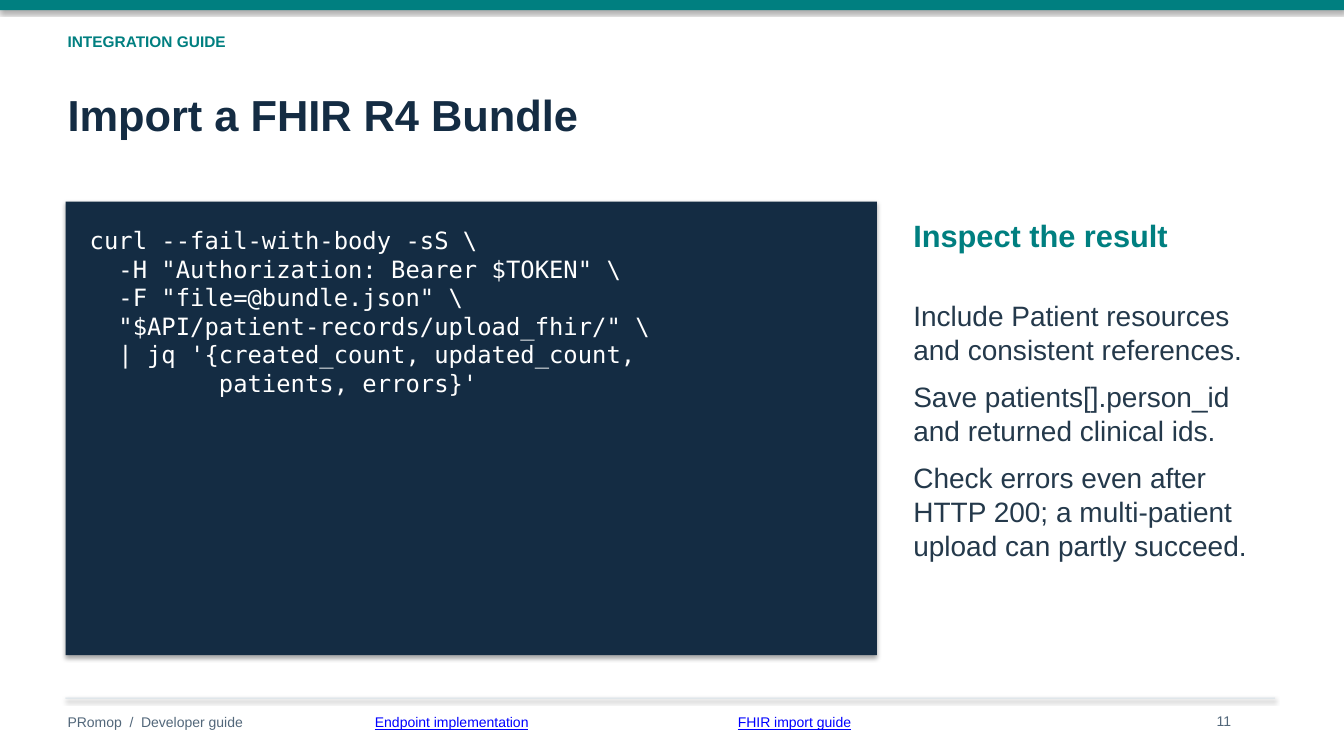
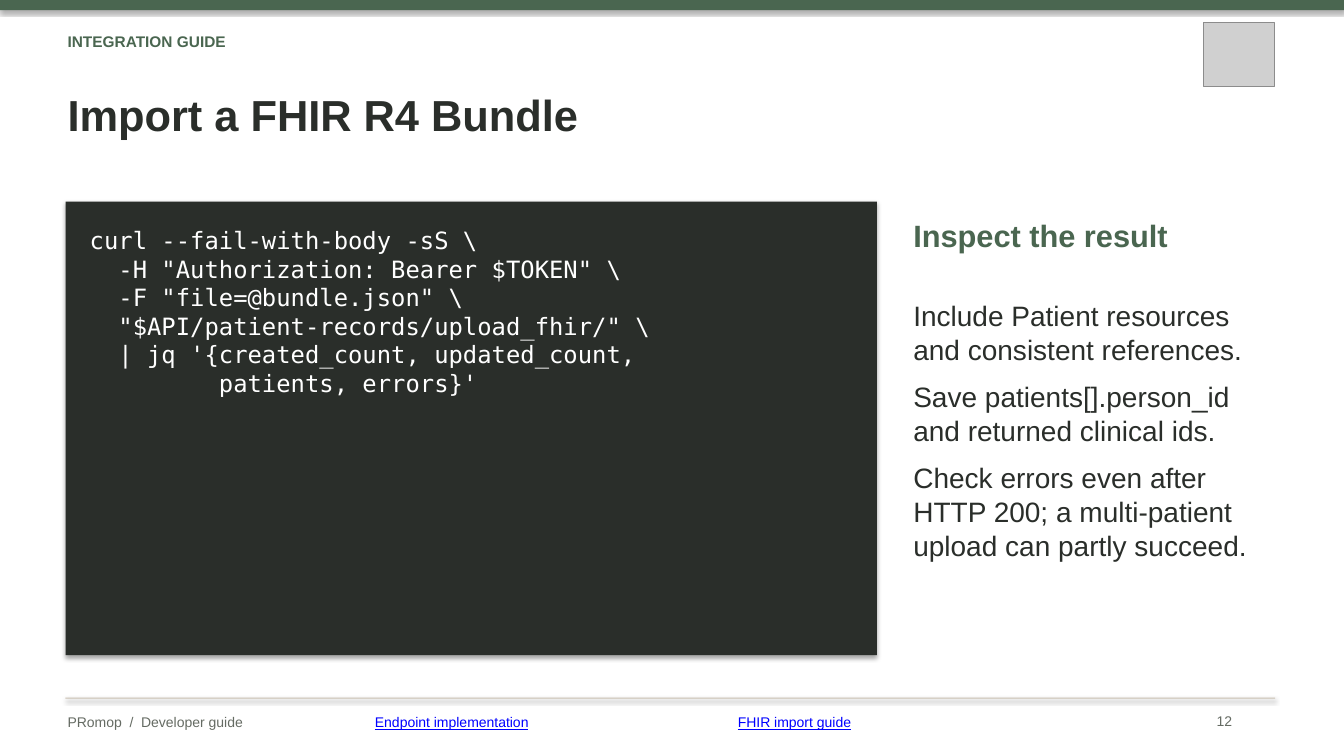
Before and after one commit to healthkey-ai/promop, a slide deck: slide 12 of PRomop_Developer_Guide.pptx (slide 11 before the commit). Drawn at 1344x756 pixels with LibreOffice and Linux fonts; fonts in the diff are those of the drawing; grey boxes stand for pictures. Boxes give left, top, right and bottom in pixels: in the first picture for what was removed or moved away, otherwise in the second. Text is boxed around its words. In the diff, an @@ line names an element or a change of style, - is before the commit and + after.

Commit message:
docs: refresh developer guide branding and architecture [skip ci]

```diff
--- a/PRomop_Developer_Guide.pptx
+++ b/PRomop_Developer_Guide.pptx
@@ rectangle at (0,0,1344,10): fill #007F80 to #4A6650 @@
@@ picture added at (1204,22,1274,87) @@
@@ text "INTEGRATION GUIDE" at (68,36,226,47): text colour #007F80 to #4A6650 @@
@@ text "Import a FHIR R4 Bundle" at (68,99,578,139): text colour #142C43 to #2A2E2A @@
@@ rectangle at (66,202,877,655): fill #142C43 to #2A2E2A @@
@@ text "Inspect the result" at (913,224,1168,253): text colour #007F80 to #4A6650 @@
@@ text "Include Patient resources and consistent ..." at (913,305,1246,561): text colour #24394B to #2A2E2A @@
@@ text "PRomop / Developer guide" at (68,717,243,730): text colour #52677A to #656B63 @@
@@ rectangle at (66,698,1275,699): fill #D7E1E7 to #C9BFB0 @@
@@ text at (1217,716,1233,726): text changed; text colour #52677A to #656B63 @@
-11
+12
```
Also in this commit, not shown: 26 other slides changed, 3 slides added.
